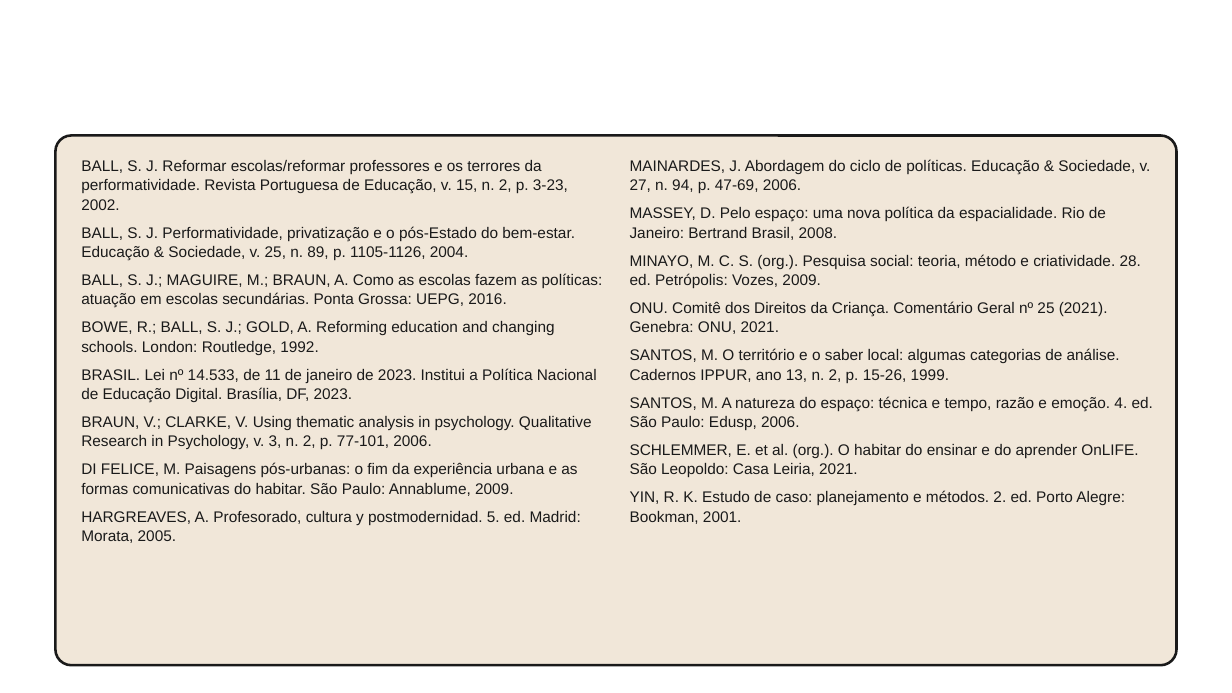
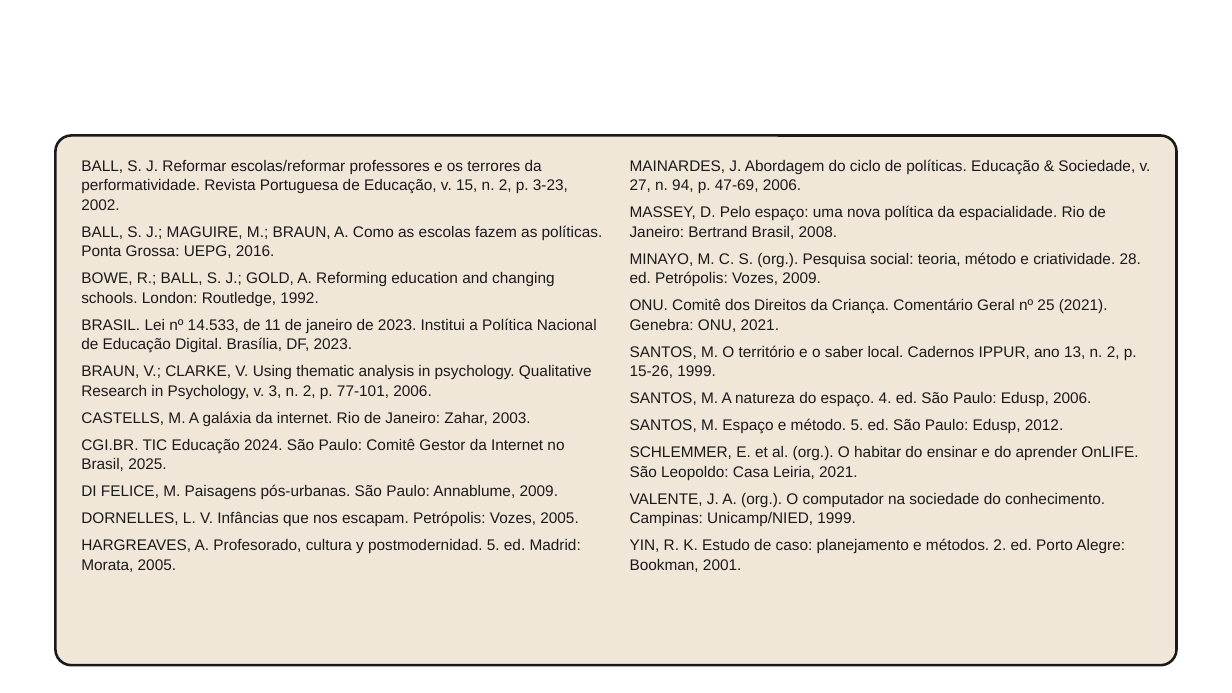
Before and after one commit to yzynya-beep/Tese, a slide deck: slide 36 of apresentacao_qualificacao/Qualificacao_PowerPoint.pptx (slide 26 before the commit). Drawn at 1232x693 pixels with LibreOffice and Linux fonts; fonts in the diff are those of the drawing; background and template pictures are left out. Boxes give left, top, right and bottom in pixels: in the first picture for what was removed or moved away, otherwise in the second. Text is boxed around its words. In the diff, an @@ line names an element or a change of style, - is before the commit and + after.

```diff
--- a/apresentacao_qualificacao/Qualificacao_PowerPoint.pptx
+++ b/apresentacao_qualificacao/Qualificacao_PowerPoint.pptx
@@ text at box(81, 225, 603, 258): text changed @@
-BALL, S. J. Performatividade, privatização e o pós-Estado do bem-estar. Educação & Sociedade, v. 25, n. 89, p. 1105-1126, 2004.
-BALL, S. J.; MAGUIRE, M.; BRAUN, A. Como as escolas fazem as políticas: atuação em escolas secundárias. Ponta Grossa: UEPG, 2016.
+BALL, S. J.; MAGUIRE, M.; BRAUN, A. Como as escolas fazem as políticas. Ponta Grossa: UEPG, 2016.
@@ text at box(630, 345, 1137, 434): text changed @@
-SANTOS, M. O território e o saber local: algumas categorias de análise. Cadernos IPPUR, ano 13, n. 2, p. 15-26, 1999.
-SANTOS, M. A natureza do espaço: técnica e tempo, razão e emoção. 4. ed. São Paulo: Edusp, 2006.
+SANTOS, M. O território e o saber local. Cadernos IPPUR, ano 13, n. 2, p. 15-26, 1999.
+SANTOS, M. A natureza do espaço. 4. ed. São Paulo: Edusp, 2006.
+SANTOS, M. Espaço e método. 5. ed. São Paulo: Edusp, 2012.
@@ text at box(81, 411, 578, 527): text changed @@
-DI FELICE, M. Paisagens pós-urbanas: o fim da experiência urbana e as formas comunicativas do habitar. São Paulo: Annablume, 2009.
+CASTELLS, M. A galáxia da internet. Rio de Janeiro: Zahar, 2003.
+CGI.BR. TIC Educação 2024. São Paulo: Comitê Gestor da Internet no Brasil, 2025.
+DI FELICE, M. Paisagens pós-urbanas. São Paulo: Annablume, 2009.
+DORNELLES, L. V. Infâncias que nos escapam. Petrópolis: Vozes, 2005.
@@ text at box(630, 493, 1105, 527): paragraph added @@
+VALENTE, J. A. (org.). O computador na sociedade do conhecimento. Campinas: Unicamp/NIED, 1999.
```
Also in this commit, not shown: 17 other slides changed, 15 slides added, 5 slides removed, 1 other file.
